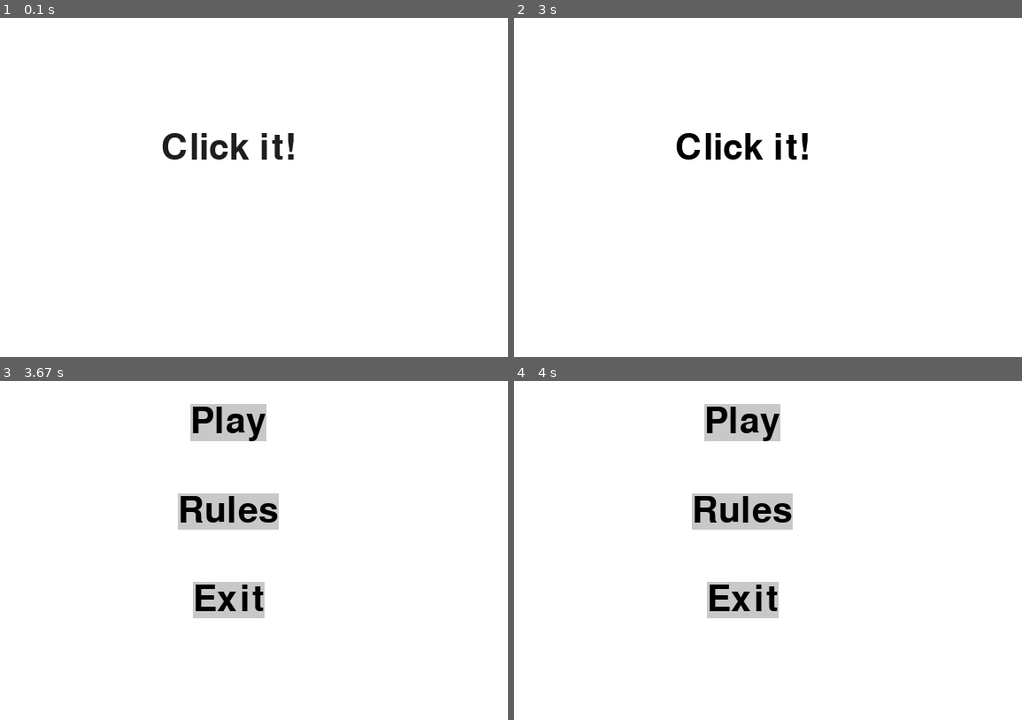
Above: before the commit, frames 1-4 (two rows, left to right).
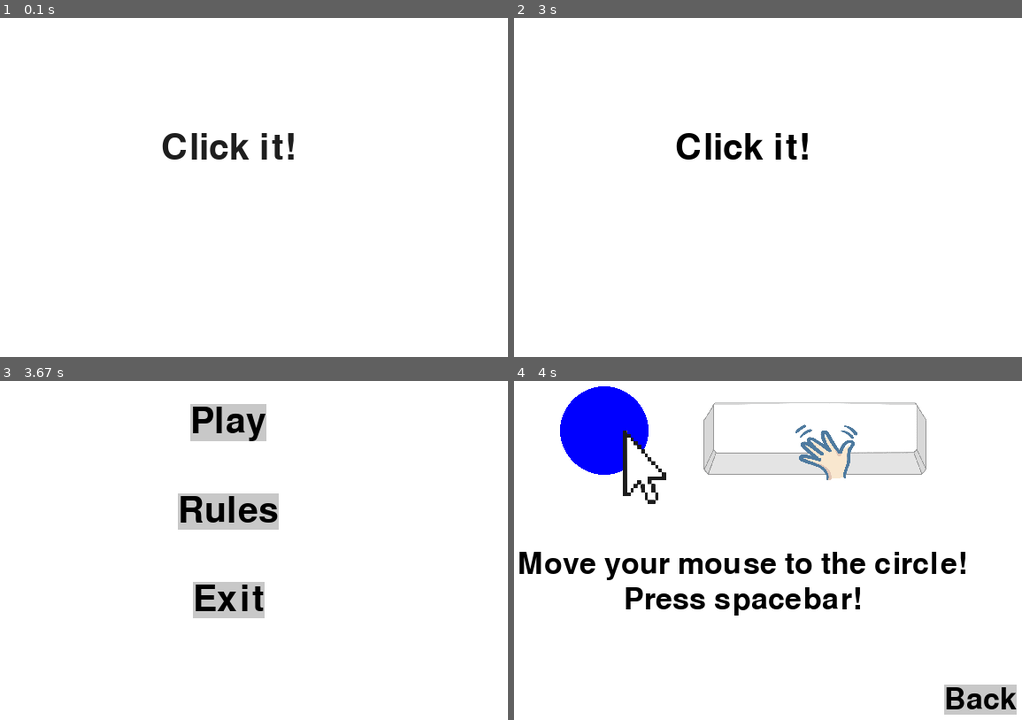
Above: after the commit, the same moments.

Repository: milan-kolar/hra-osu-pygame
Game: pygame game, started from Game OSU.py
The game is run twice, just before and just after one commit, with the same random seed, the same clock (stepped at 60 frames per second) and the same inputs.
Inputs (mouse positions are in pixels of both pictures, inside the frame that each line leads up to):
- Up to frame 1 (0.1 s): no input
- Up to frame 2 (3 s): click (564, 85) at 1.38 s
- Up to frame 3 (3.67 s): no input
- Up to frame 4 (4 s): click "Rules" at 3.72 s

Frames 1-3 are identical in both runs. In frame 4, 17% of the frame differs, in the area x 1-99%, y 1-99%.

Commit message:
Instrukce

Diff:
--- a/Game OSU.py
+++ b/Game OSU.py
@@ -359,7 +359,56 @@
 
             elif button_rules_pos.collidepoint(event.pos):
                 # Zde pravidla
-                pass
+                # set up font
+                font = pygame.font.SysFont(None, 50)
+
+                # set up text surfaces
+                text1 = font.render("Move your mouse to the circle!", True, (0, 0, 0))
+                text2 = font.render("Press spacebar!", True, (0, 0, 0))
+
+                # load instructions image
+                instructions_img = pygame.image.load("instructions.png")
+
+                # get the rectangle for the first text surface
+                text1_rect = text1.get_rect(center=(320, 300))
+
+                # get the rectangle for the second text surface
+                text2_rect = text2.get_rect(center=(320, 340))
+
+                # set up button surface and rect
+                button = font.render("Back", True, BLACK, GRAY)
+                button_rect = button.get_rect(bottomright=(630, 470))
+
+                # set up game loop
+                waiting = True
+                while waiting:
+                    # handle events
+                    for event in pygame.event.get():
+                        if event.type == pygame.QUIT:
+                            waiting = False
+                        elif event.type == pygame.MOUSEBUTTONDOWN and button_rect.collidepoint(event.pos):
+                            waiting = False
+
+                    # fill screen with white
+                    screen.fill((255, 255, 255))
+
+                    # draw instructions image onto screen
+                    screen.blit(instructions_img, (80, 70))
+
+                    # draw text surfaces onto screen
+                    screen.blit(text1, text1_rect)
+                    screen.blit(text2, text2_rect)
+
+                    # draw button onto screen
+                    screen.blit(button, button_rect)
+
+                    # update the display
+                    pygame.display.update()
+
+                    # set the framerate
+                    clock.tick(60)
+
+
             elif button_quit_pos.collidepoint(event.pos):
                 pygame.quit()
                 quit()
Binary file added: instructions.png
